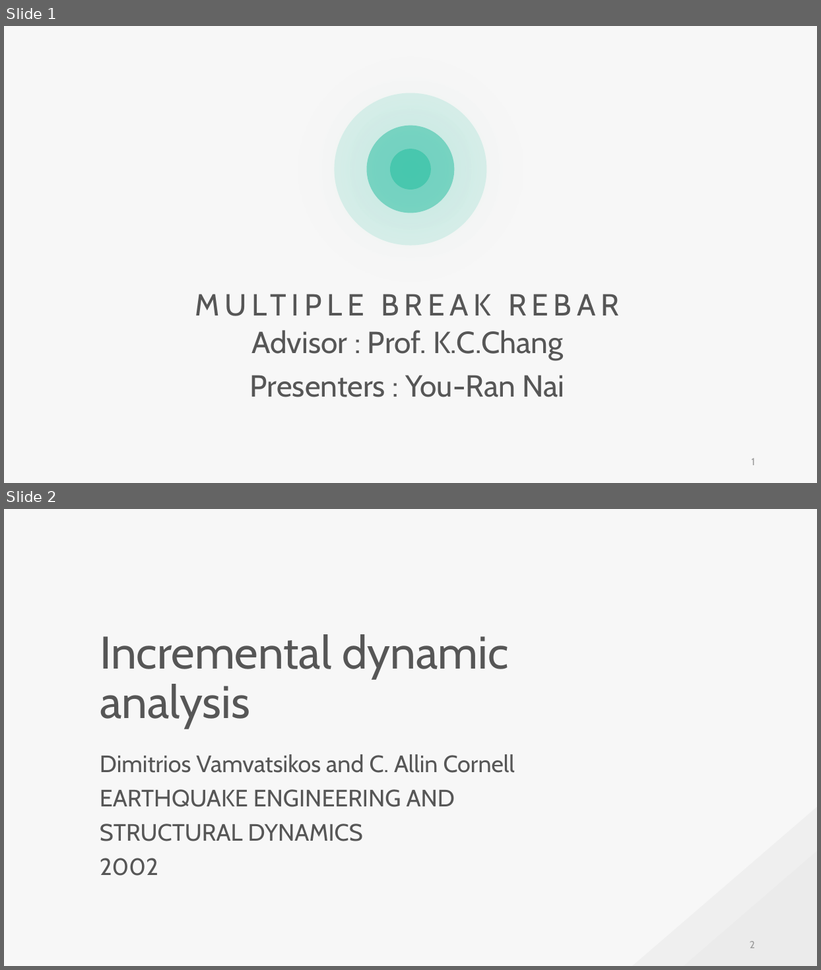
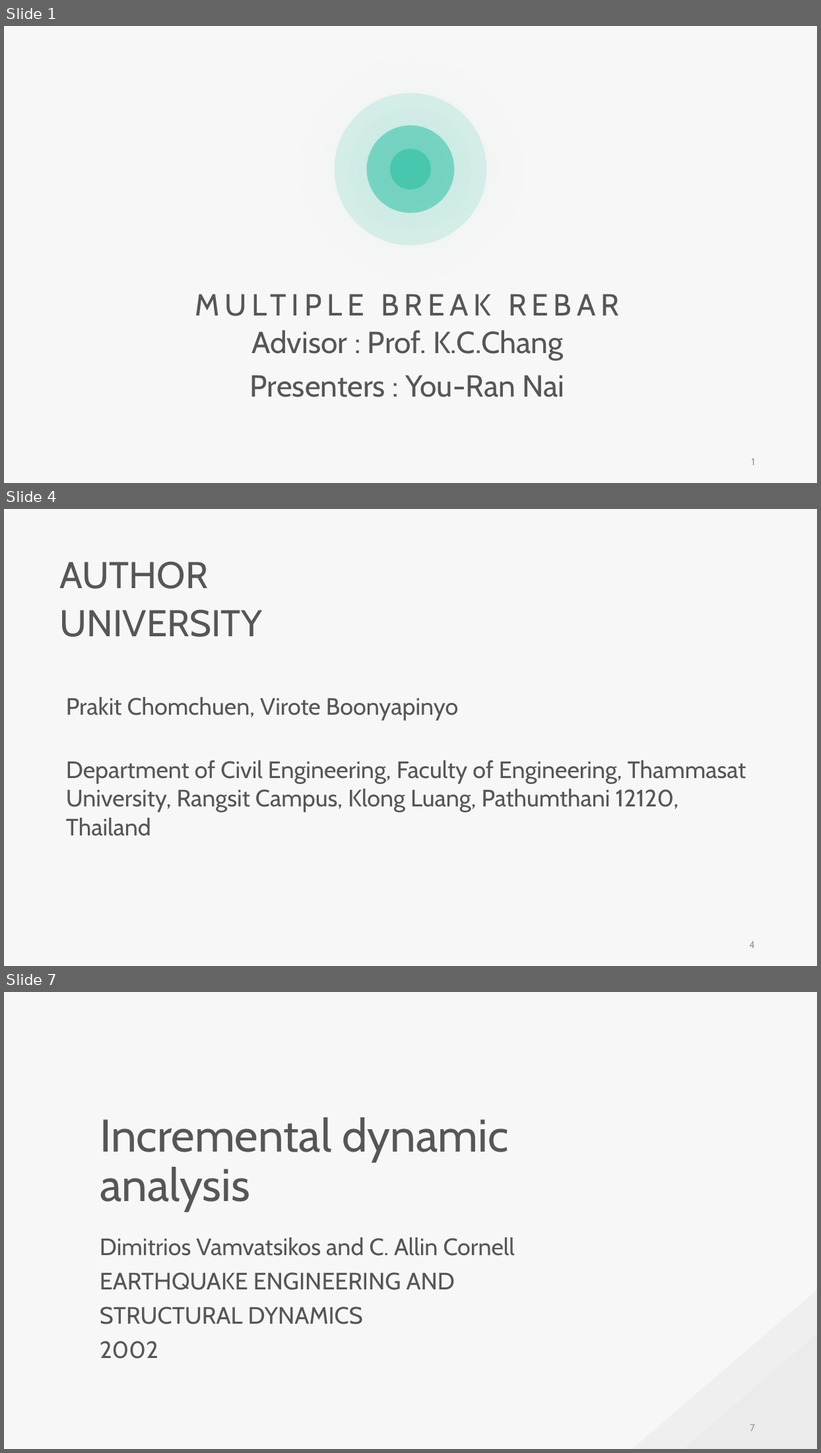
Before and after one commit to skyran1278/VbaProject, a slide deck: 20180126_SmartSplice/20180901_Meeting/Incremental dynamic analysis.pptx. Shown one above the other, each under a label of ours: slides 1 and 2 before the commit, slides 1, 4 and 7 after it; the slides between them are not shown. The pictures are 821x970 and 821x1453 pixels, drawn with LibreOffice and Linux fonts; fonts in the diff are those of the drawing. Boxes give left, top, right and bottom in pixels: in the first picture for what was removed or moved away, otherwise in the second. Text is boxed around its words. In the diff, an @@ line names an element or a change of style, - is before the commit and + after.

```diff
--- a/20180126_SmartSplice/20180901_Meeting/Incremental dynamic analysis.pptx
+++ b/20180126_SmartSplice/20180901_Meeting/Incremental dynamic analysis.pptx
@@ slide 4 added at (x1=4, y1=509, x2=817, y2=966), background #F7F7F7 @@
@@ text added at (x1=60, y1=561, x2=262, y2=637), 44 pt, text #565656 @@
+AUTHOR
+UNIVERSITY
@@ text added at (x1=66, y1=697, x2=458, y2=721), 28 pt, text #565656 @@
+Prakit Chomchuen, Virote Boonyapinyo
@@ text added at (x1=66, y1=760, x2=746, y2=836), 28 pt, text #565656 @@
+Department of Civil Engineering, Faculty of Engineering, Thammasat University, Rangsit Campus, Klong Luang, Pathumthani 12120, Thailand
@@ page number added at (x1=749, y1=941, x2=755, y2=949), 12 pt, text #9A9A9A @@
+4
@@ what was slide 2 is now slide 7 @@
@@ page number at (x1=750, y1=1424, x2=755, y2=1432): text changed @@
-2
+7
```
Also in this commit, not shown: 4 slides changed, 13 other slides added, 1 other file.
